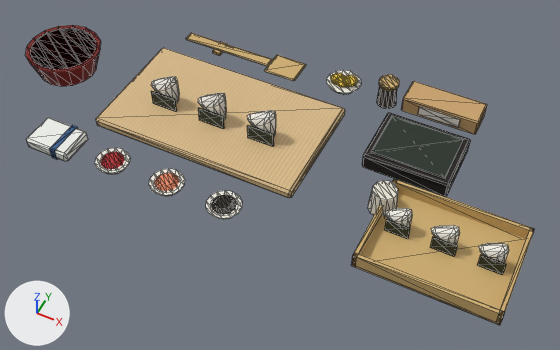
The glTF model public/models/prepcounter.glb as it was, and as the next commit left it.
Camera for both pictures: a 50 mm camera at (1.36, -1.593, 3.051) aimed at (0.614, -0.102, 1.186). The axes (+X, +Y, +Z) are drawn at lower left. The lights are the same throughout. The picture after the commit comes second. Mesh edges are drawn as thin lines. Where no turn or scale is listed for an object, it has been applied to the vertices. Vertices at exactly the same position are counted once.

Names of what the first picture shows: 'PrepSet'.
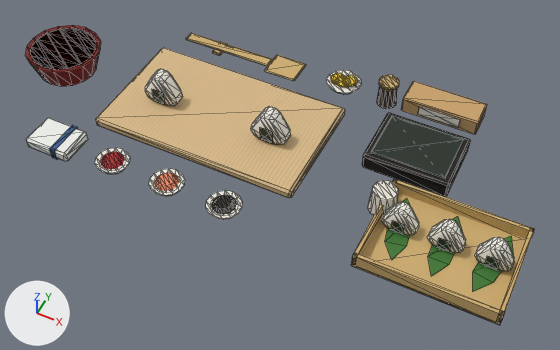
The edits, one by one:
Material 'PrepSasa' (mat_prepsasa) is new.
Its base color is (0.0497, 0.195, 0.0319) (dark green #3f7a32).
me_cube_030 is used by ob_prepset; location (0.35, -0.01, 1.253).
me_cube_030 had 907 vertices, 1642 faces and spanned x -0.75..1.05, y -0.39..0.41, z -0.02..0.13.
me_cube_030 now has 766 vertices, 1348 faces and spans x -0.75..1.05, y -0.39..0.41, z -0.02..0.14.
me_cube_030 part 1: the loose piece of 42 vertices spanning x 0.12..0.22, y -0.06..0.0, z 0.03..0.13 is rebuilt with 48 vertices and now spans x 0.14..0.26, y -0.06..0.0, z 0.02..0.14.
me_cube_030 part 2: 9 loose pieces with 187 vertices, spanning x -0.06..1.01, y -0.2..0.0, z -0.01..0.13, are deleted.
Part 3, on me_cube_030:
42 vertices are removed from x -0.24..-0.13, y -0.06..0.0, z 0.02..0.13.
92 faces are deleted.
8 vertices move from x -0.23..-0.15, y -0.05..0.0, z 0.03..0.12 to x -0.19..-0.15, y -0.05..0.0, z 0.03..0.14.
43 vertices are added at x -0.26..0.22, y -0.06..0.0, z 0.02..0.14.
13 new vertices lie (0.0, 0.04, 0.0) away from vertices in x -0.26..0.22, y -0.05, z 0.02..0.14.
8 new vertices lie (0.0, 0.0, 0.05) away from vertices in x -0.22..0.22, y -0.06..0.0, z 0.03.
92 new faces join them, mat_preprice (white #f6f3ea).
20 new faces join them, mat_prepnori (black #1d2a1e).
Part 4, on me_cube_030:
18 vertices are added at x 0.65..1.02, y -0.29..-0.05, z -0.01.
12 new faces join them, mat_prepsasa (dark green #3f7a32).
me_cube_030 gains material mat_prepsasa (dark green #3f7a32).
Mesh me_prepdone2 is new.
It has 60 vertices, 102 faces and spans x 1.2717..1.3783, y -0.2045..-0.1555, z 1.247..1.3465.
Faces by material slot: [92, 10].
It uses material mat_preprice (white #f6f3ea).
It uses material mat_prepnori (black #1d2a1e).
Mesh me_prepdone1 is new.
It has 60 vertices, 102 faces and spans x 1.1317..1.2383, y -0.2045..-0.1555, z 1.247..1.3465.
Faces by material slot: [92, 10].
It uses material mat_preprice (white #f6f3ea).
It uses material mat_prepnori (black #1d2a1e).
Mesh me_prepdone0 is new.
It has 60 vertices, 102 faces and spans x 0.9917..1.0983, y -0.2045..-0.1555, z 1.247..1.3465.
Faces by material slot: [92, 10].
It uses material mat_preprice (white #f6f3ea).
It uses material mat_prepnori (black #1d2a1e).
Object 'PrepDone2' (ob_prepdone2) is new; it shows me_prepdone2.
Its location is (0.0, 0.0, 0.0).
Object 'PrepDone1' (ob_prepdone1) is new; it shows me_prepdone1.
Its location is (0.0, 0.0, 0.0).
Object 'PrepDone0' (ob_prepdone0) is new; it shows me_prepdone0.
Its location is (0.0, 0.0, 0.0).

Where the change shows, as pixel boxes [x1, y1, x2, y2] in the pictures (560 x 350 px; the box of a moved part takes in the faces that stretch with it):
'PrepDone2', added: after [474, 237, 514, 271]
    faces in mat_preprice (white #f6f3ea): [474, 237, 514, 271]
    faces in mat_prepnori (black #1d2a1e): [484, 256, 500, 270]
'PrepDone1', added: after [427, 219, 466, 253]
    faces in mat_preprice (white #f6f3ea): [427, 219, 466, 253]
    faces in mat_prepnori (black #1d2a1e): [437, 238, 452, 252]
'PrepDone0', added: after [382, 202, 419, 235]
    faces in mat_preprice (white #f6f3ea): [382, 202, 419, 235]
    faces in mat_prepnori (black #1d2a1e): [391, 220, 404, 234]
part 1 of me_cube_030, rebuilt (40% wider, 43% taller): before [247, 110, 276, 137]; after [250, 106, 291, 145]
part 2 of me_cube_030, deleted: before [198, 93, 509, 275]
part 3 of me_cube_030, moved or reshaped: before [151, 76, 179, 111]; after [145, 69, 273, 144]
part 4 of me_cube_030, added: after [385, 198, 513, 291]
